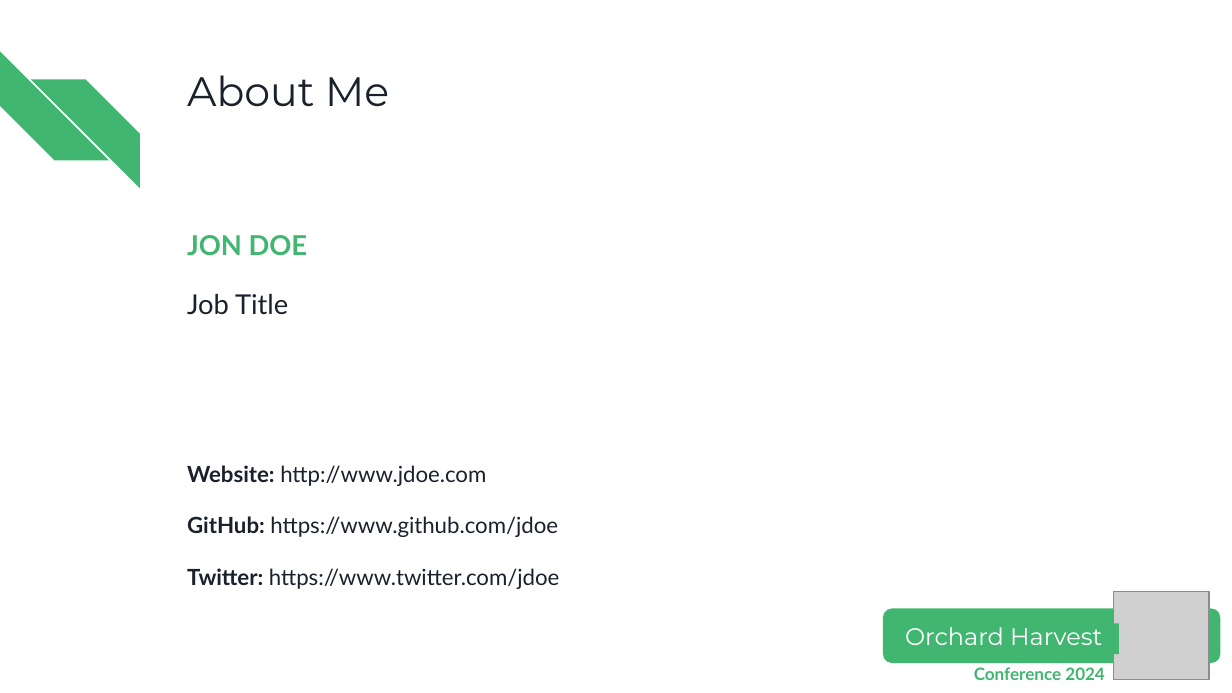
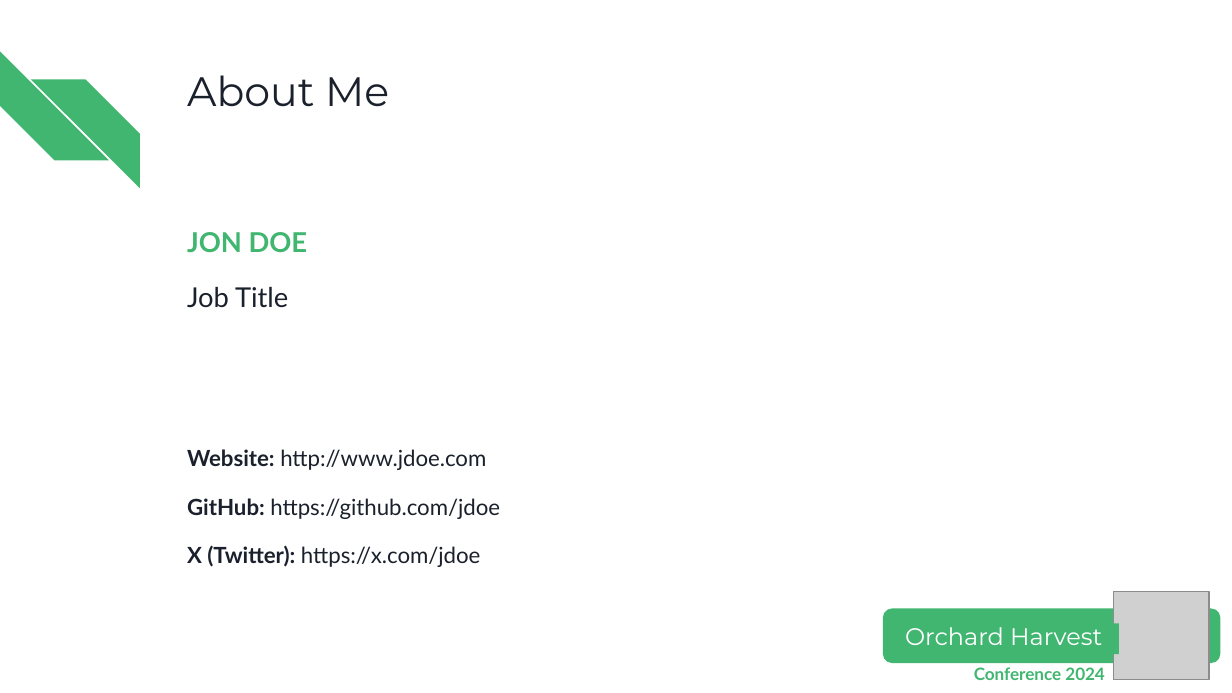
Before and after one commit to OrchardCMS/Orchard-Harvest-Speaker-Toolbox, a slide deck: slide 2 of Orchard Harvest 2024 presentation template.pptx. Drawn at 1232x693 pixels with LibreOffice and Linux fonts; fonts in the diff are those of the drawing; grey boxes stand for pictures. Boxes give left, top, right and bottom in pixels: in the first picture for what was removed or moved away, otherwise in the second. Text is boxed around its words. In the diff, an @@ line names an element or a change of style, - is before the commit and + after.

Commit message:
X/Twitter rename

```diff
--- a/Orchard Harvest 2024 presentation template.pptx
+++ b/Orchard Harvest 2024 presentation template.pptx
@@ text at [187, 232, 486, 470]: line spacing 1.15 to 1.05 @@
@@ text at [187, 498, 500, 567]: text changed @@
-GitHub: https://www.github.com/jdoe
-Twitter: https://www.twitter.com/jdoe
+GitHub: https://github.com/jdoe
+X (Twitter): https://x.com/jdoe
```
